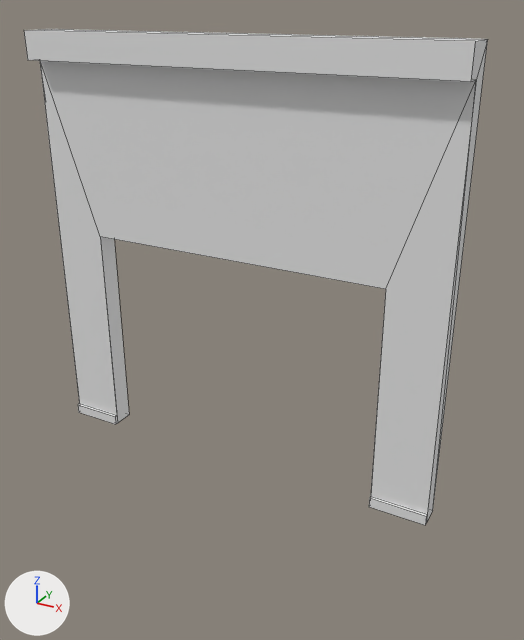
What one commit did to the FBX model Assets/Assets/Walls/Walls/Entrance_WallSlidingDoor.fbx.
The view is the same before and after, from a 50 mm camera at (5.22, -5.34, 4.24) aimed at (2.05, 0.43, 1.35). The lights are fixed; the arrows at lower left show +X, +Y and +Z. Mesh edges are drawn as thin lines. Where no turn or scale is listed for an object, it has been applied to the vertices.

The older version as bpy lines, for what is in view:
```python
mat_m_wall = principled_material('M_Wall')
mat_m_wall.base_color = (0.8, 0.8, 0.8)  # white #e7e7e7
me_cube_030 = bpy.data.meshes.new('Cube.030')
me_cube_030.from_pydata(...)  # 32 vertices, 30 faces; spans x 0.0..4.0, y -0.25..0.1, z 0.0..4.0
# faces by material slot: [24, 3, 3]
me_cube_030.materials.append(mat_m_concrete)  # white #e7e7e7
me_cube_030.materials.append(mat_m_wall)  # white #e7e7e7
me_cube_030.materials.append(mat_m_wall2)  # white #e7e7e7
ob_entrance_wallslidingdoor = bpy.data.objects.new('Entrance_WallSlidingDoor', me_cube_030)
ob_entrance_wallslidingdoor.location = (0.0, 0.0, 0.0)
```
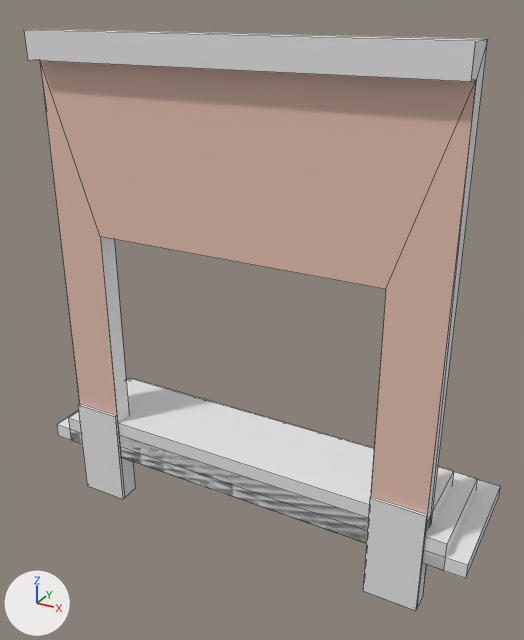
Where the change shows, as pixel boxes (x1, y1, x2, y2) in the pictures (524 x 640 px):
'Entrance_WallSlidingDoor', recoloured, reshaped (white to beige, 17% taller): before (24, 29, 488, 525); after (24, 29, 500, 611)
part 1 of me_cube_030, built on: before (78, 40, 488, 525); after (57, 40, 500, 611)

The change, as a list of edits to the scene's bpy script:
```text
Change mat_m_wall:
    mat_m_wall.base_color: (0.8, 0.8, 0.8) -> (0.8, 0.537, 0.443)  # white #e7e7e7 -> beige #e7c2b2
Change me_cube_030:
    used by ob_entrance_wallslidingdoor; location = (0.0, 0.0, 0.0)
    remove me_cube_030.from_pydata(...)  # 32 vertices, 30 faces; spans x 0.0..4.0, y -0.25..0.1, z 0.0..4.0
    add me_cube_030.from_pydata(...)  # 56 vertices, 45 faces; spans x -0.4..4.4, y -0.25..1.2, z -1.0..4.0
    me_cube_030 part 1
    8 faces are deleted
    10 vertices in x 0.0..4.0, y -0.13..0.1, z 0.0 move by (0.0, 0.0, -1.0)
    24 vertices are added at x -0.4..4.4, y -0.1..1.2, z -1.0..0.0
    23 new faces join them, mat_m_concrete (white #e7e7e7)
```
